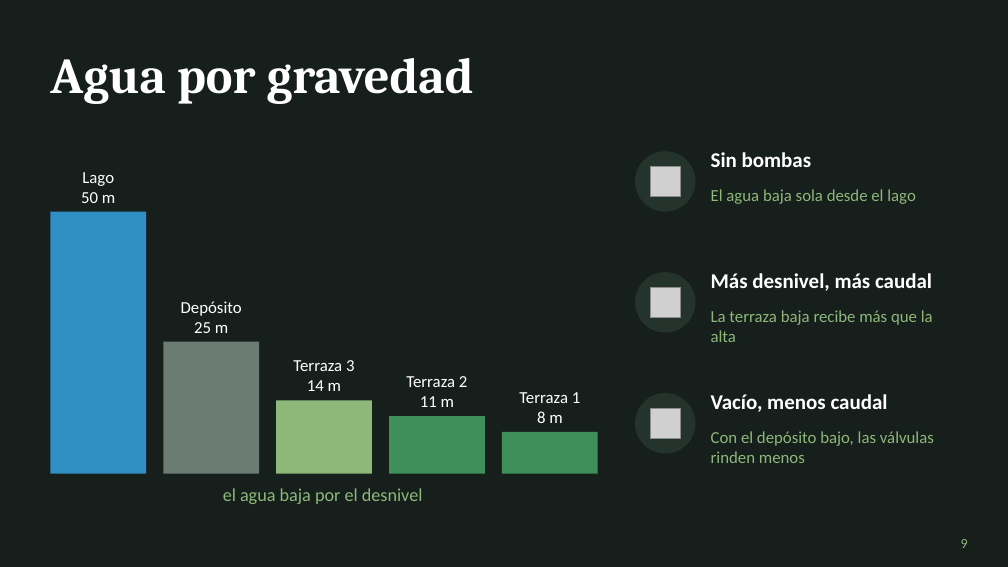
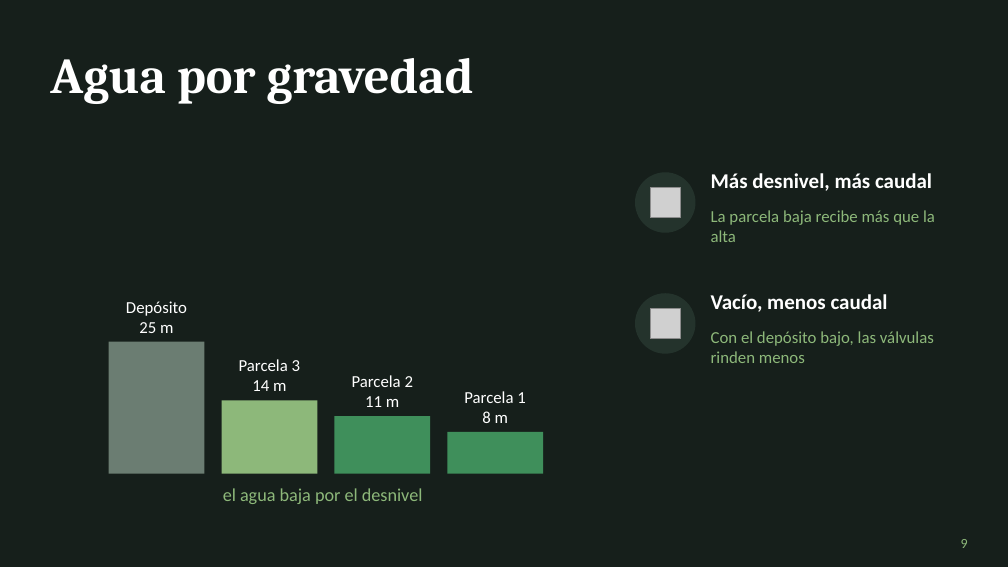
Before and after one commit to JorgeCarrascoF/SmartFarm, a slide deck: slide 9 of docs/Smart Farm - Presentación.pptx. Drawn at 1008x567 pixels with LibreOffice and Linux fonts; fonts in the diff are those of the drawing; grey boxes stand for pictures. Boxes give left, top, right and bottom in pixels: in the first picture for what was removed or moved away, otherwise in the second. Text is boxed around its words. In the diff, an @@ line names an element or a change of style, - is before the commit and + after.

```diff
--- a/docs/Smart Farm - Presentación.pptx
+++ b/docs/Smart Farm - Presentación.pptx
@@ text removed at [81,172,115,203] @@
-Lago
-50 m
@@ ellipse: place and size @@
-ellipse at [635,151,696,212]
+ellipse at [635,172,696,233]
@@ picture removed at [650,166,680,197] @@
@@ text removed at [711,152,812,167] @@
-Sin bombas
@@ text removed at [711,189,916,204] @@
-El agua baja sola desde el lago
@@ rectangle removed at [50,212,146,474] @@
@@ text at [711,210,935,242]: text changed @@
-La terraza baja recibe más que la alta
+La parcela baja recibe más que la alta
@@ ellipse: place and size @@
-ellipse at [635,272,696,333]
+ellipse at [635,293,696,354]
@@ 3 texts, 2 pictures: place and size @@
-3 texts, 2 pictures at [650,273,934,463]
+3 texts, 2 pictures at [650,173,934,363]
@@ text at [239,359,300,371]: text changed @@
-Terraza 3
+Parcela 3
@@ text at [352,375,413,387]: text changed @@
-Terraza 2
+Parcela 2
@@ 4 texts, 4 rectangles: place and size @@
-4 texts, 4 rectangles at [163,301,598,474]
+4 texts, 4 rectangles at [109,301,543,474]
@@ text at [464,391,525,403]: text changed @@
-Terraza 1
+Parcela 1
@@ ellipse removed at [635,393,696,454] @@
```
Also in this commit, not shown: 9 other slides changed, 3 other files.
